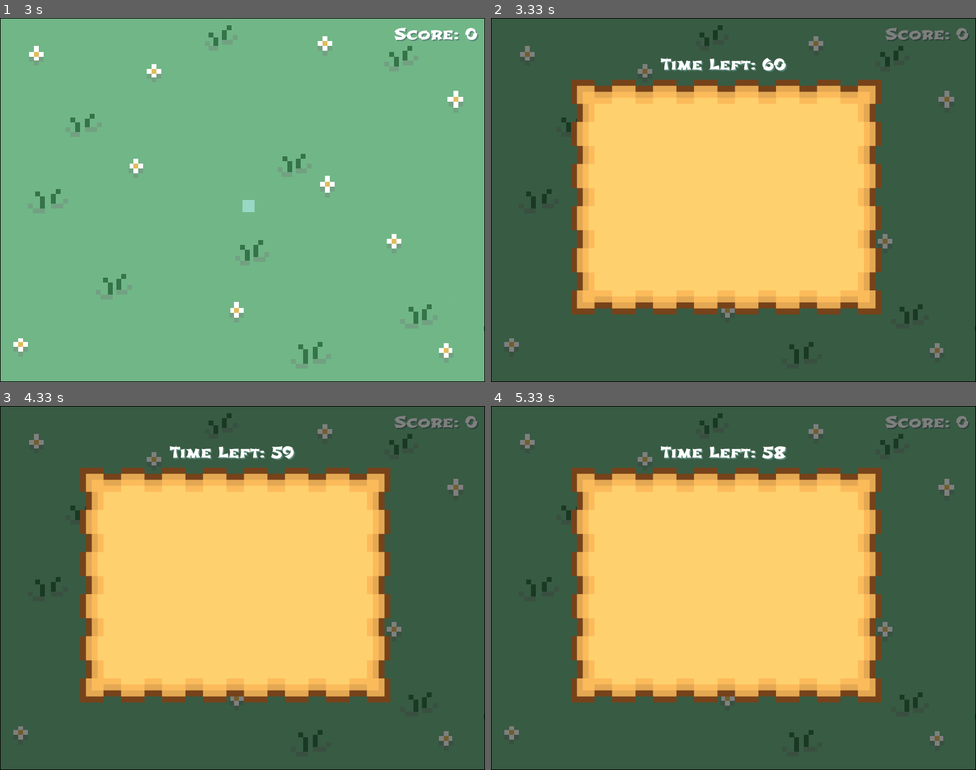
Above: before the commit, frames 1-4 (two rows, left to right).
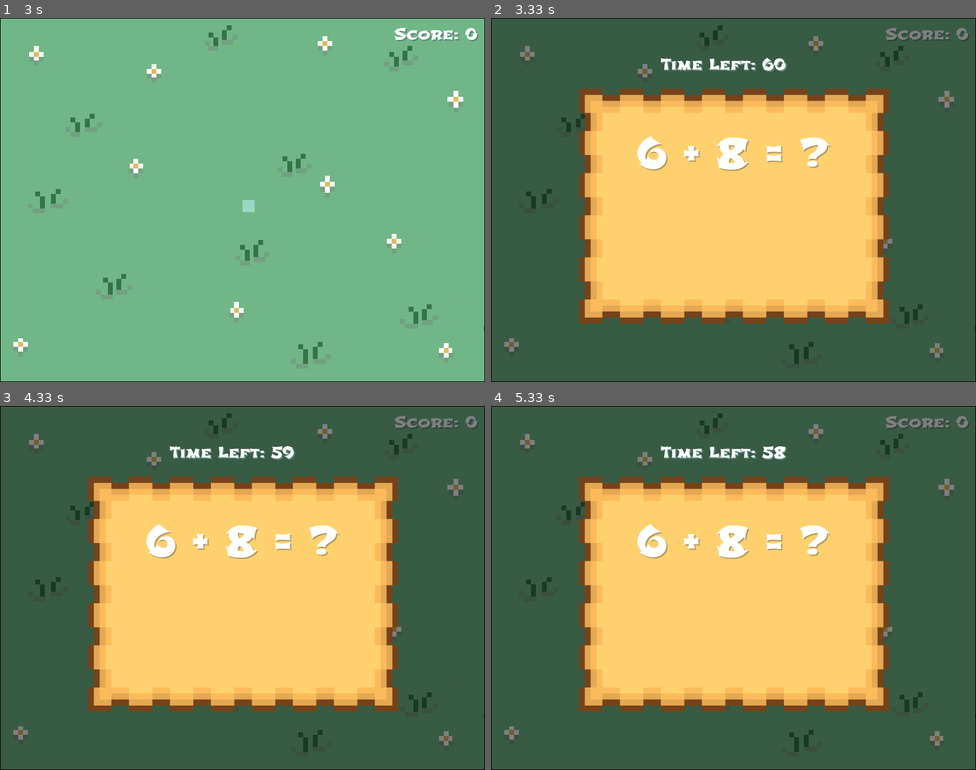
Above: after the commit, the same moments.

Repository: jocelyn-chang/digit-dynasty
Game: pygame game, started from SnakeGame.py
Two runs of this game, one before a commit and one after it. Both use one fixed random seed, a clock stepped at 60 frames per second and the inputs below.
Inputs:
- Up to frame 1 (3 s): no input
- Up to frame 2 (3.33 s): no input
- Up to frame 3 (4.33 s): no input
- Up to frame 4 (5.33 s): no input

Frame 1 is identical in both runs. In frame 2, 11% of the frame differs, in the area x 16-83%, y 17-84%; in frame 3, 11%; in frame 4, 11%.

Commit message:
Fixed questions stuff

Diff:
--- a/SnakeGame.py
+++ b/SnakeGame.py
@@ -1,6 +1,7 @@
 import pygame
 import time
 import random
+from Player import Player
 
 # Initialize Pygame
 pygame.init()
@@ -27,6 +28,10 @@
 # # Load fruit image
 # FRUIT_A = pygame.image.load("images/orangea.png").convert_alpha()
 fruit_size = (50, 50)
+# Load fruit image
+FRUIT_A = pygame.image.load("images/orangea.png").convert_alpha()
+# Scale the fruit image to the new size
+FRUIT_A = pygame.transform.scale(FRUIT_A, fruit_size)
 
 # # Scale the fruit image to the new size
 # FRUIT_A = pygame.transform.scale(FRUIT_A, fruit_size)
@@ -37,6 +42,7 @@
 # Colors
 gold1 = (230, 224, 174)
 gold2 = (223, 188, 94)
+gold3 = (179, 152, 96)
 red1 = (238, 97, 70)
 red2 = (215, 60, 55)
 red3 = (181, 31, 9)
@@ -55,14 +61,17 @@
 # Font for displaying score
 font_style = pygame.font.Font("fonts/Shojumaru-Regular.ttf", 25)
 
+def get_font(size):
+  return pygame.font.Font("fonts/Shojumaru-Regular.ttf", size)
+
 # Function to display current score
 def current_score(score):
   # Shadow text
-  shadow = font_style.render("Score: " + str(score), True, green4)
+  shadow = get_font(25).render("Score: " + str(score), True, green4)
   screen.blit(shadow, [652, 12])
 
   # Main text
-  main = font_style.render("Score: " + str(score), True, white)
+  main = get_font(25).render("Score: " + str(score), True, white)
   screen.blit(main, [650, 10])
 
 # Function to draw the snake
@@ -72,17 +81,53 @@
 
 def timeLeft(time):
   # Shadow text
-  shadow = font_style.render("Time Left: " + str(time), True, green4)
+  shadow = get_font(25).render("Time Left: " + str(time), True, green4)
   screen.blit(shadow, [282, 62])
 
   # Main text
-  main = font_style.render("Time Left: " + str(time), True, white)
+  main = get_font(25).render("Time Left: " + str(time), True, white)
   screen.blit(main, [280, 60])
 
+def question(level):
+  if level < 5:
+    num1 = random.randint(1, 9)
+    num2 = random.randint(1, 9)
+  else:
+    num1 = random.randint(1, 99)
+    num2 = random.randint(1, 99)
+
+  ans = num1 + num2
+  return str(num1) + " + " + str(num2) + " = ?" + str(ans)
+  # # Shadow text
+  # shadow = get_font(65).render(str(num1) + " + " + str(num2) + " = ?", True, gold3)
+  # screen.blit(shadow, [242, 182])
+
+  # # Main text
+  # main = get_font(65).render(str(num1) + " + " + str(num2) + " = ?", True, white)
+  # screen.blit(main, [240, 180])
+
 # Main game function
-def game():
+def game(level):
   run = True
   pause = True
+  correct = False
+  currQ = question(level)
+  spliceIndex = currQ.index("?") + 1
+  correctAns = currQ[spliceIndex:]
+  currQ = currQ[:spliceIndex]
+
+  choice1 = int(correctAns) + random.randint(1, 9)
+  choice2 = int(correctAns) - random.randint(1, 9)
+  choice3 = int(float(correctAns) * (1+random.randint(1, 9)))
+
+  choices = [str(choice1), str(choice2), str(choice3), correctAns]
+  choiceA = random.choice(choices)
+  choices.remove(choiceA)
+  choiceB = random.choice(choices)
+  choices.remove(choiceB)
+  choiceC = random.choice(choices)
+  choices.remove(choiceC)
+  choiceD = random.choice
 
   # Snake starting coordinates
   x1 = SCREEN_WIDTH / 2
@@ -96,10 +141,10 @@
   snake_list = []
   snake_len = 1
 
-  # Load fruit image
-  FRUIT_A = pygame.image.load("images/orangea.png").convert_alpha()
-  # Scale the fruit image to the new size
-  FRUIT_A = pygame.transform.scale(FRUIT_A, fruit_size)
+  # # Load fruit image
+  # FRUIT_A = pygame.image.load("images/orangea.png").convert_alpha()
+  # # Scale the fruit image to the new size
+  # FRUIT_A = pygame.transform.scale(FRUIT_A, fruit_size)
 
   # Randomize position of fruit
   foodx = round(random.randrange(0, SCREEN_WIDTH - snake_block) / 10.0) * 10.0
@@ -159,8 +204,19 @@
       if countdown > 0:
         countdown -= 1
         screen.blit(overlay, (0, 0))
-        screen.blit(QBOX, (128, 100))
+        screen.blit(QBOX, (141, 115))
         timeLeft(timerDown)
+        # Shadow text
+        shadow = get_font(65).render(currQ, True, gold3)
+        # Main text
+        main = get_font(65).render(currQ, True, white)
+        if level < 5:
+          screen.blit(shadow, [242, 182])
+          screen.blit(main, [240, 180])
+        else:
+          screen.blit(shadow, [202, 182])
+          screen.blit(main, [200, 180])
+
         if countdown % 10 == 0 and timerDown > 0:
           timerDown -= 1
 
@@ -180,4 +236,4 @@
   pygame.quit()
 
 # Run the game
-game()
+game(3)
